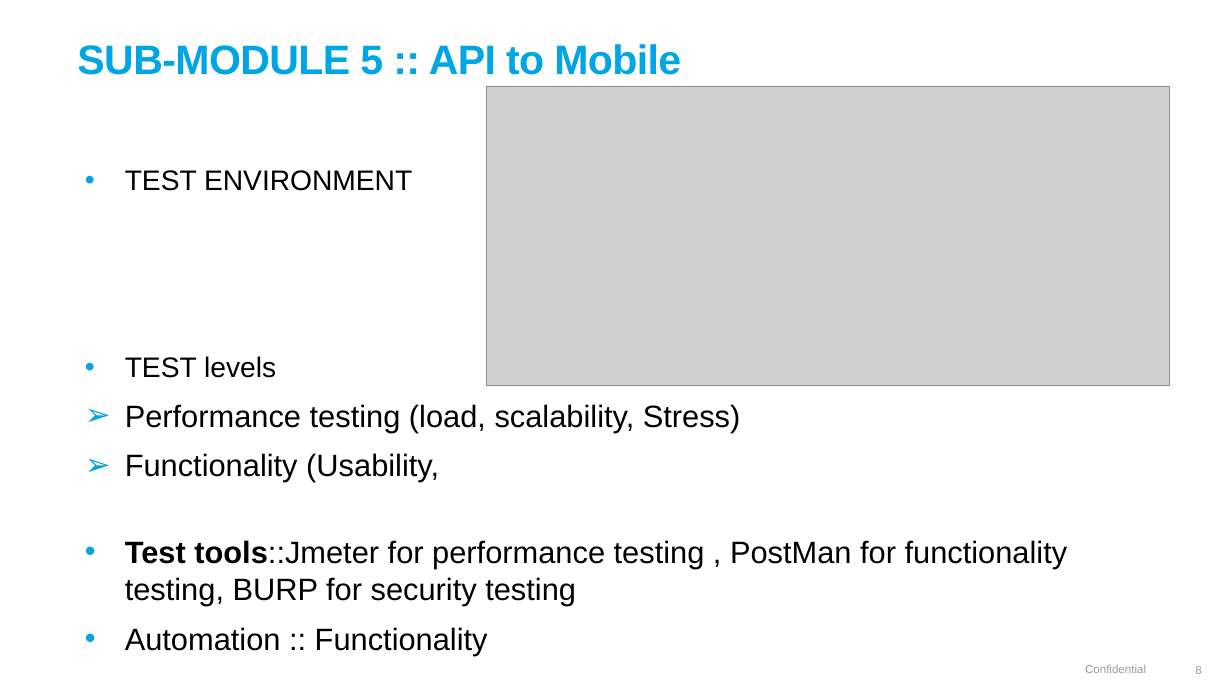
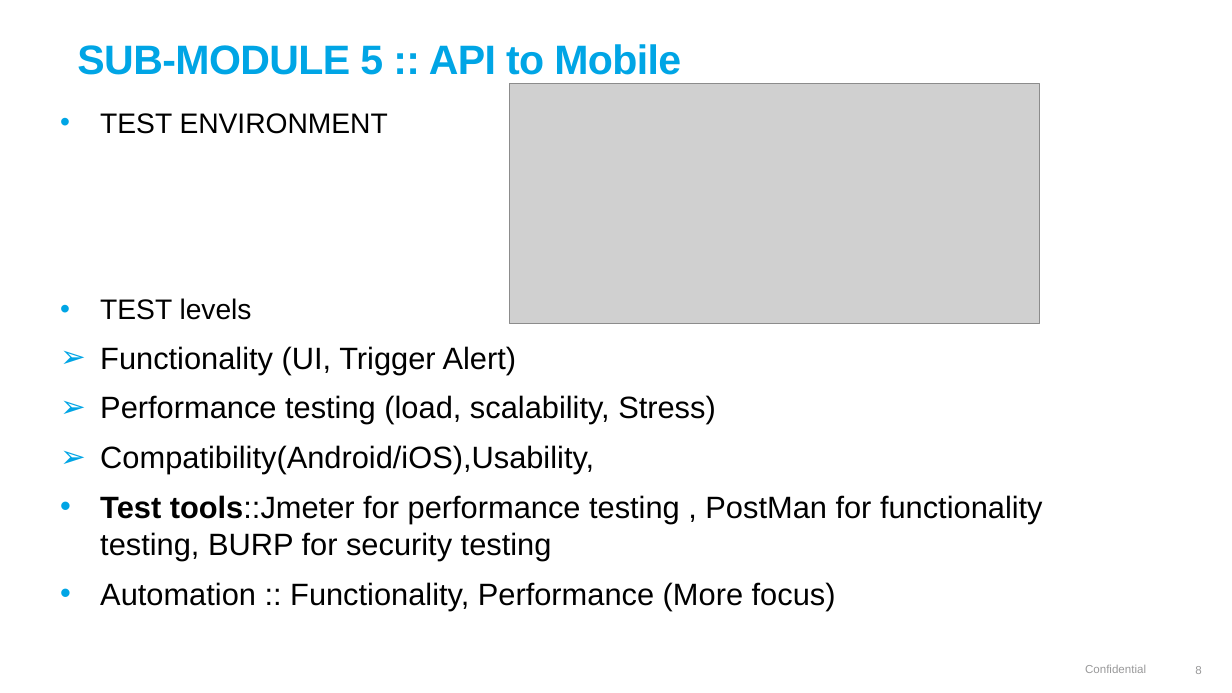
Before and after one commit to lasse1900/test_assignment_30032022, a slide deck: slide 8 of QA SIMULATION PROJECT.pptx. Drawn at 1232x693 pixels with LibreOffice and Linux fonts; fonts in the diff are those of the drawing; grey boxes stand for pictures; background and template pictures are left out. Boxes give left, top, right and bottom in pixels: in the first picture for what was removed or moved away, otherwise in the second. Text is boxed around its words. In the diff, an @@ line names an element or a change of style, - is before the commit and + after.

```diff
--- a/QA SIMULATION PROJECT.pptx
+++ b/QA SIMULATION PROJECT.pptx
@@ picture: place and size @@
-picture at box(487, 87, 1170, 386)
+picture at box(509, 83, 1040, 323)
@@ text "TEST ENVIRONMENT": place and size @@
-text "TEST ENVIRONMENT" at box(125, 170, 1068, 656)
+text "TEST ENVIRONMENT" at box(100, 113, 1043, 610)
@@ text at box(100, 346, 517, 374): paragraph added @@
+➢ Functionality (UI, Trigger Alert)
@@ text at box(100, 445, 594, 474): text changed @@
-➢ Functionality (Usability,
+➢ Compatibility(Android/iOS),Usability,
@@ text at box(100, 582, 836, 610): text changed @@
-• Automation :: Functionality
+• Automation :: Functionality, Performance (More focus)
```
Also in this commit, not shown: 7 other slides changed, 2 slides added.
